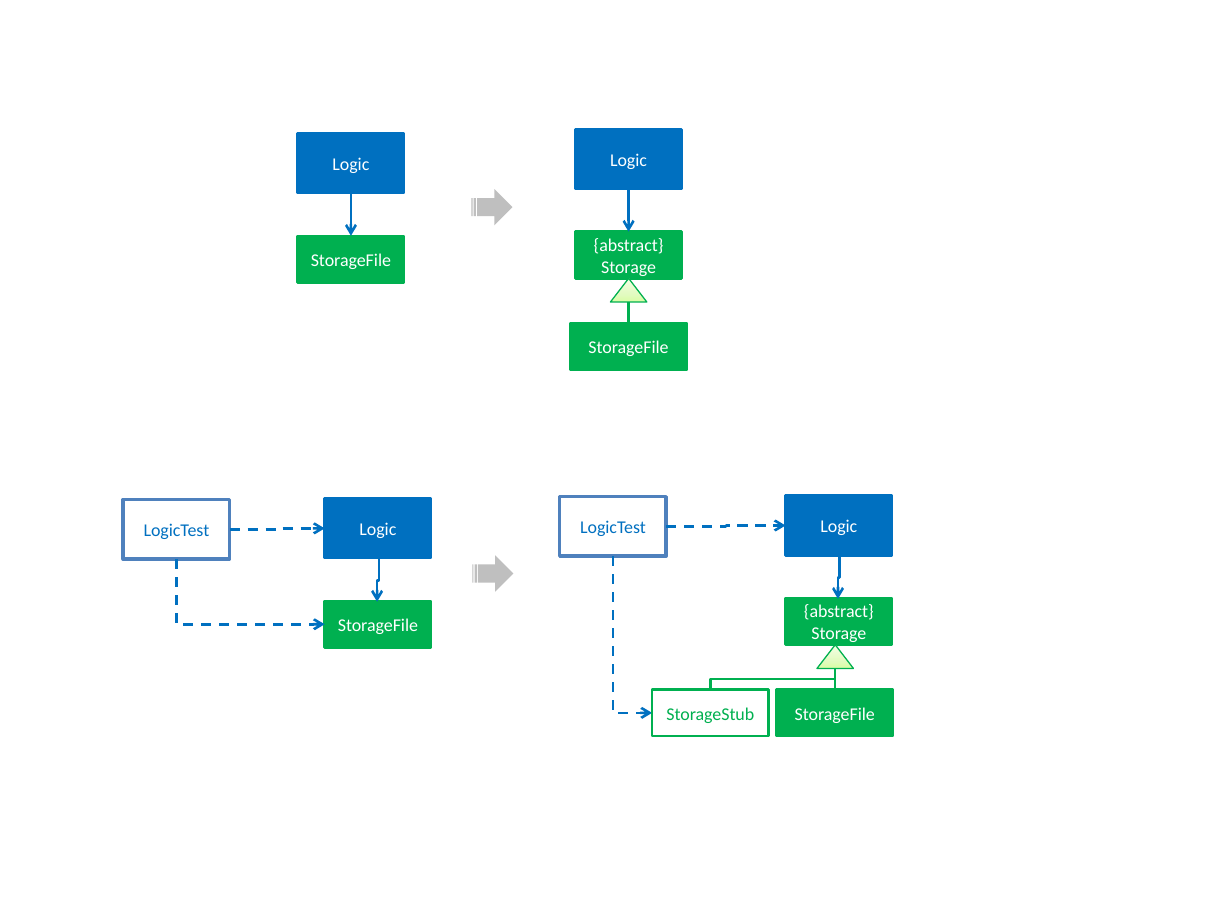
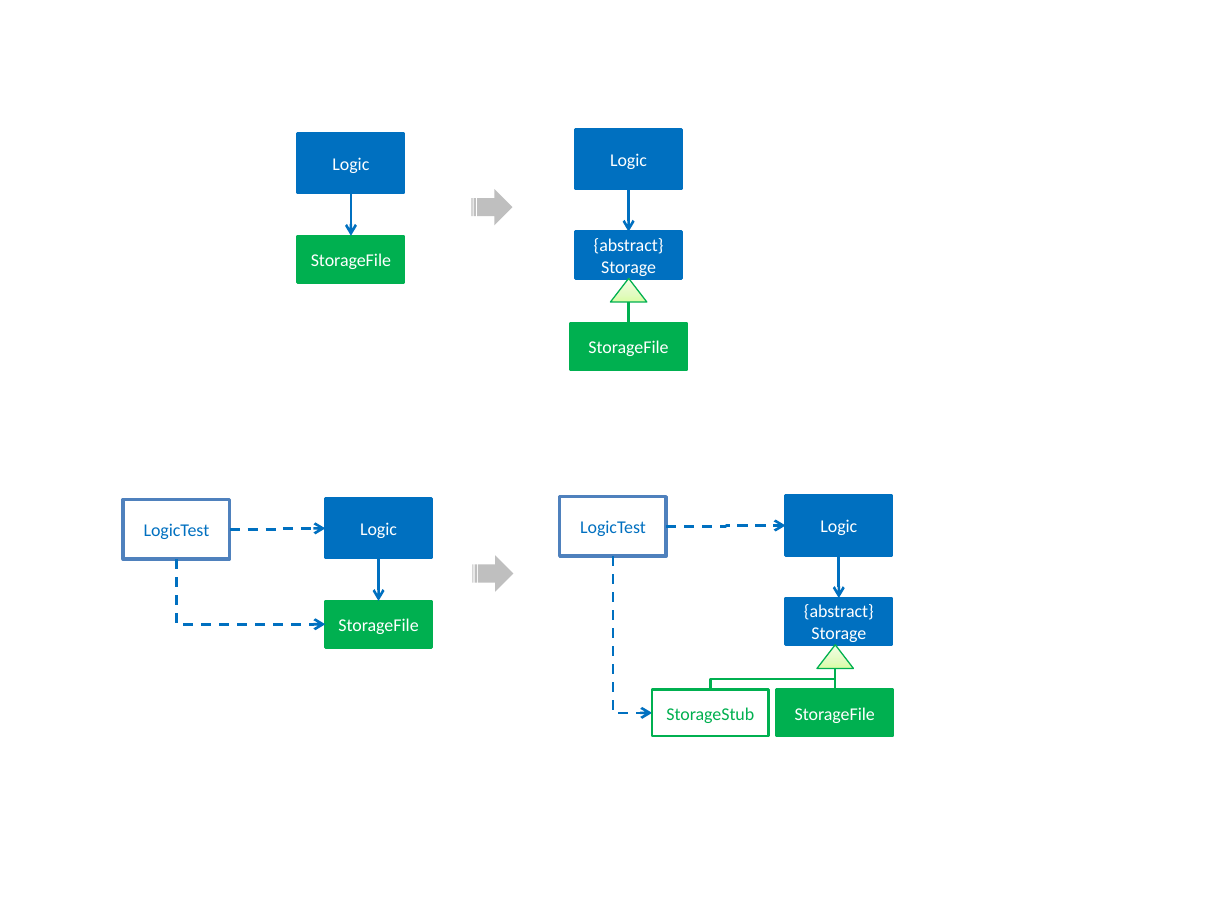
Before and after one commit to se-edu/addressbook-level25, a slide deck: slide 3 of doc/Diagrams.pptx. Drawn at 1232x924 pixels with LibreOffice and Linux fonts; fonts in the diff are those of the drawing. Boxes give left, top, right and bottom in pixels: in the first picture for what was removed or moved away, otherwise in the second. Text is boxed around its words. In the diff, an @@ line names an element or a change of style, - is before the commit and + after.

```diff
--- a/doc/Diagrams.pptx
+++ b/doc/Diagrams.pptx
@@ rectangle "{abstract} Storage" at [575, 232, 681, 278]: fill #00B050 to #0070C0; outline #00B050 1.5 pt to #0070C0 1.5 pt @@
@@ elbow arrow (378, 558) - (378, 601): route changed @@
@@ elbow arrow (839, 556) - (839, 598): route changed @@
@@ rectangle "{abstract} Storage" at [786, 598, 892, 644]: fill #00B050 to #0070C0; outline #00B050 1.5 pt to #0070C0 1.5 pt @@
```
Also in this commit, not shown: 2 other files.
